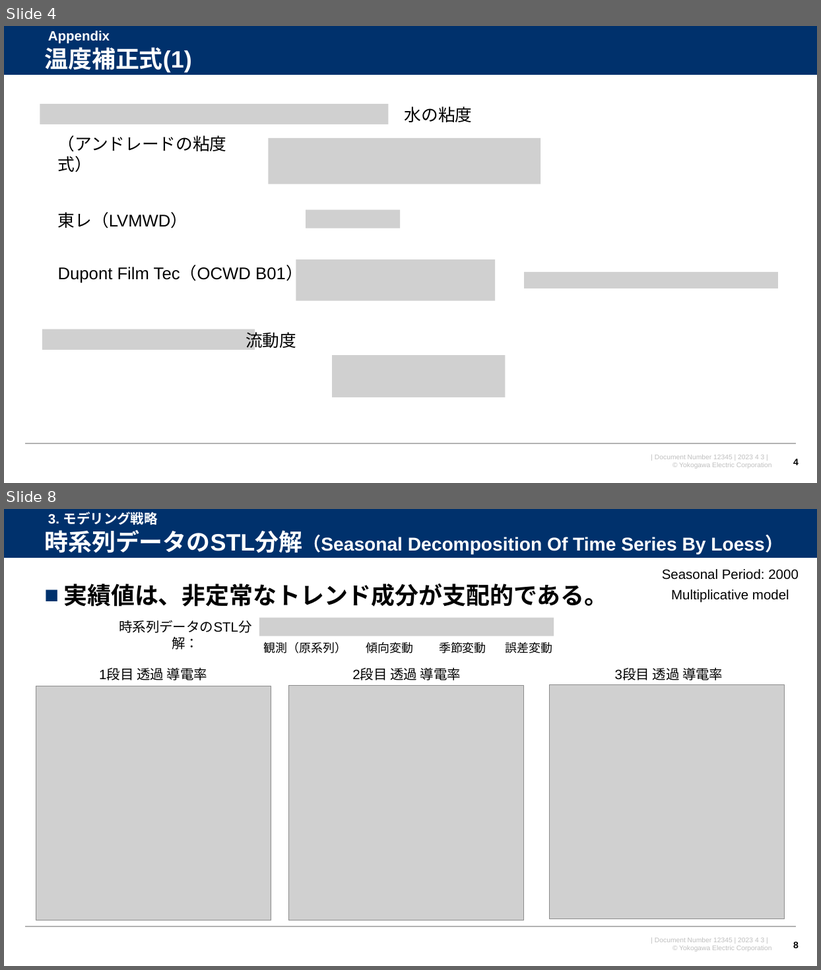
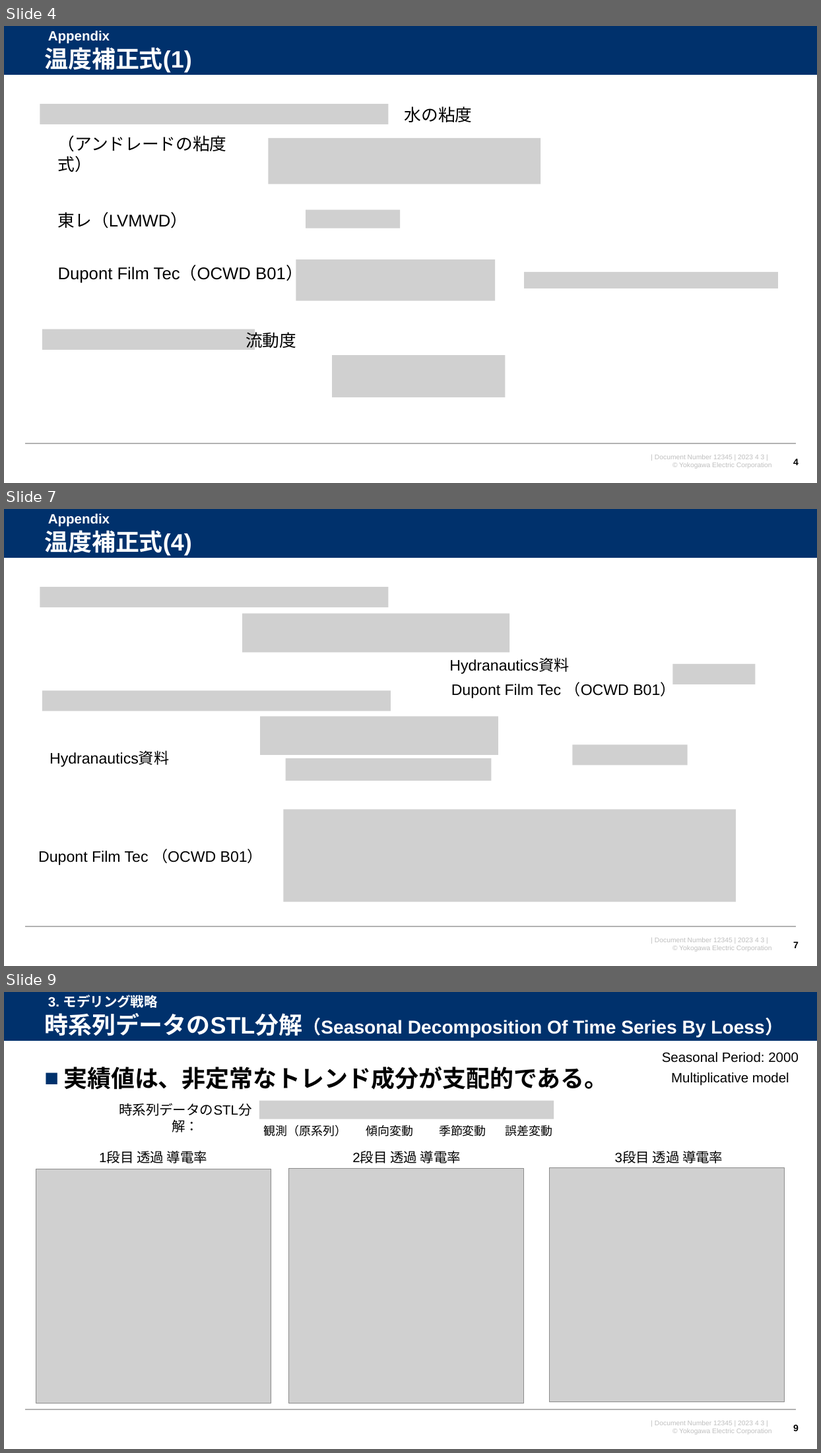
Before and after one commit to watarukumagai-git/opt, a slide deck: Reuse_Water/230403_米国再生水NAWI 解析進め方_rev.0.pptx. Shown one above the other, each under a label of ours: slides 4 and 8 before the commit, slides 4, 7 and 9 after it; the slides between them are not shown. The pictures are 821x970 and 821x1453 pixels, drawn with LibreOffice and Linux fonts; fonts in the diff are those of the drawing; grey boxes stand for pictures; background and template pictures are left out. Boxes give left, top, right and bottom in pixels: in the first picture for what was removed or moved away, otherwise in the second. Text is boxed around its words. In the diff, an @@ line names an element or a change of style, - is before the commit and + after.

```diff
--- a/Reuse_Water/230403_米国再生水NAWI 解析進め方_rev.0.pptx
+++ b/Reuse_Water/230403_米国再生水NAWI 解析進め方_rev.0.pptx
@@ slide 7 added at [4,509,817,966], background #FFFFFF; not listed: 4 template elements that a slide beside it also shows @@
@@ title added at [44,526,191,556], 28 pt, text #FFFFFF, bold @@
+温度補正式(4)
@@ text added at [48,514,110,527], 16 pt, text #FFFFFF, bold @@
+Appendix
@@ picture added at [40,587,388,608] @@
@@ picture added at [242,613,510,652] @@
@@ text added at [450,659,569,674], 18 pt, text #000000 @@
+Hydranautics資料
@@ picture added at [673,664,756,685] @@
@@ text added at [451,682,675,698], 18 pt, text #000000 @@
+Dupont Film Tec （OCWD B01）
@@ picture added at [42,691,391,712] @@
@@ picture added at [260,716,499,755] @@
@@ picture added at [572,745,688,766] @@
@@ text added at [50,752,169,767], 18 pt, text #000000 @@
+Hydranautics資料
@@ picture added at [286,758,491,780] @@
@@ picture added at [283,810,736,902] @@
@@ text added at [38,849,263,865], 18 pt, text #000000 @@
+Dupont Film Tec （OCWD B01）
@@ page number added at [793,942,799,949], 11 pt, text #000000, bold @@
+7
@@ what was slide 8 is now slide 9 @@
```
Also in this commit, not shown: 2 slides changed, 1 other slide added, 1 slide removed.
